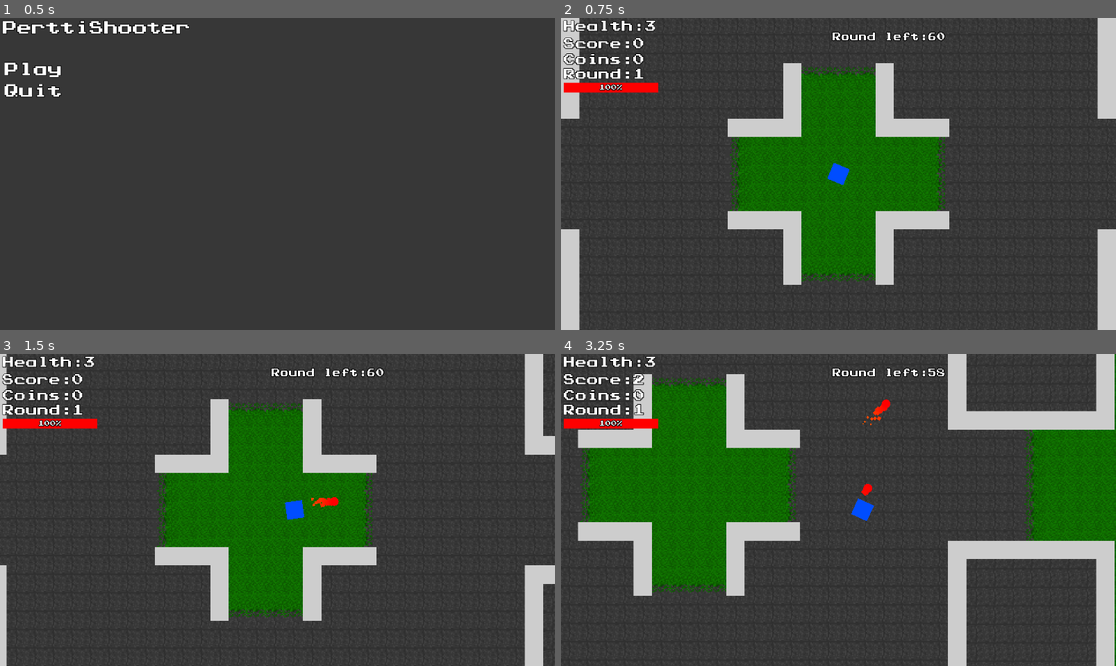
Above: before the commit, frames 1-4 (two rows, left to right).
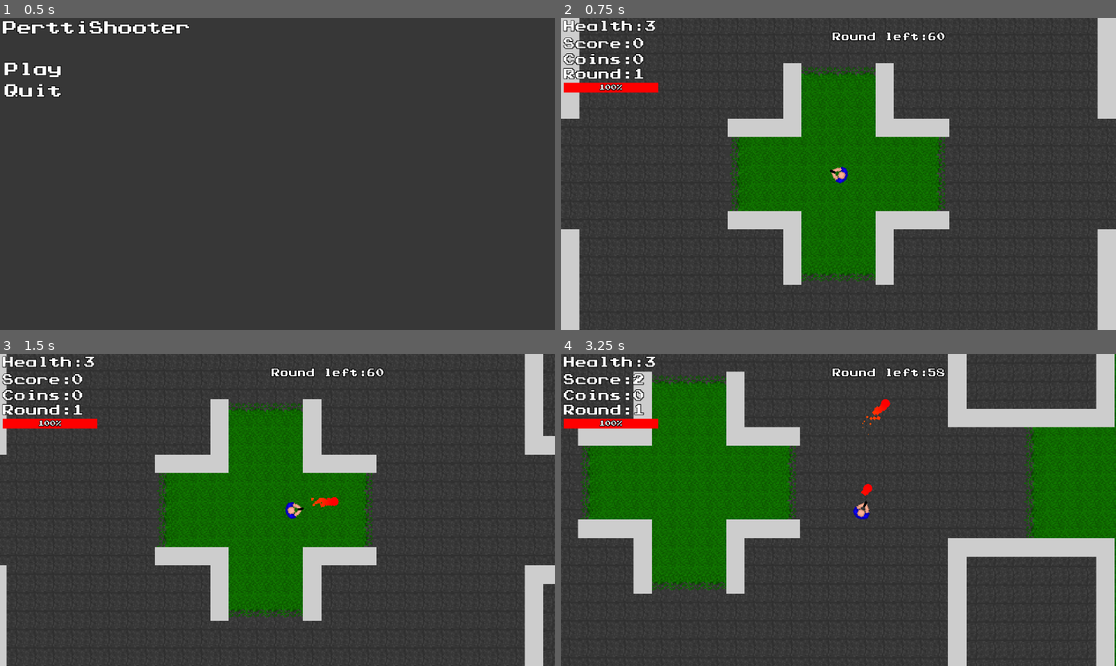
Above: after the commit, the same moments.

Repository: Kirottu/perttishooter
Game: Godot game, scene res://Scenes/MainMenu.tscn
Same seed, same stepped clock (60 frames per second), same inputs: the game is played once before the commit and once after it.
Inputs (mouse positions are in pixels of both pictures, inside the frame that each line leads up to):
- Up to frame 1 (0.5 s): no input
- Up to frame 2 (0.75 s): click "Play" at 0.5 s
- Up to frame 3 (1.5 s): tap Enter at 1.25 s; move the mouse to (399, 494) at 1.27 s; hold D (right) from 1.28 s (still down); hold Space (fire) from 1.28 s (still down)
- Up to frame 4 (3.25 s): move the mouse to (727, 525) at 2.02 s; release D (right) at 2.03 s; release Space (fire) at 2.03 s; hold S (down) 2.03-2.78 s; tap Space (fire) at 2.1 s; move the mouse to (894, 441) at 2.77 s; hold D (right) from 2.78 s (still down); hold Space (fire) from 2.78 s (still down)

Frame 1 is identical in both runs. In frame 2, 0.2% of the frame differs, in the area x 48-52%, y 46-54%; in frame 3, 0.2%; in frame 4, 4.7%, in the area x 3-100%, y 0-100%.

Commit message:
New textures

Diff:
--- a/Scenes/Enemy.tscn
+++ b/Scenes/Enemy.tscn
@@ -1,16 +1,10 @@
-[gd_scene load_steps=10 format=2]
+[gd_scene load_steps=8 format=2]
 
-[ext_resource path="res://Assets/Textures/Rectangles/rectangle.png" type="Texture" id=1]
+[ext_resource path="res://Assets/Textures/Sprites/zombie1.png" type="Texture" id=1]
 [ext_resource path="res://Scripts/Enemy.gd" type="Script" id=2]
 [ext_resource path="res://Assets/Textures/Rectangles/black_rectangle.png" type="Texture" id=3]
 [ext_resource path="res://Assets/Audio/explosion.wav" type="AudioStream" id=4]
 [ext_resource path="res://Assets/Audio/hurt.wav" type="AudioStream" id=5]
-
-[sub_resource type="RectangleShape2D" id=1]
-extents = Vector2( 30, 30 )
-
-[sub_resource type="RectangleShape2D" id=2]
-extents = Vector2( 31, 31 )
 
 [sub_resource type="NavigationPolygon" id=3]
 vertices = PoolVector2Array( 0, 0, 64, 0, 64, 64, 0, 64 )
@@ -36,17 +30,17 @@
 [node name="Enemy" type="KinematicBody2D"]
 script = ExtResource( 2 )
 
-[node name="CollisionShape2D" type="CollisionShape2D" parent="."]
-shape = SubResource( 1 )
+[node name="CollisionShape2D" type="CollisionPolygon2D" parent="."]
+polygon = PoolVector2Array( -32, 0, -24, -24, 0, -28, 24, -24, 24, -12.5, -0.25, -11.5, -0.25, 11.5, 23.75, 12, 24, 24, 0, 27.5, -24, 24, -32, 0 )
 
 [node name="Sprite" type="Sprite" parent="."]
-scale = Vector2( 0.06, 0.06 )
+rotation = 1.5708
 texture = ExtResource( 1 )
 
 [node name="Collision" type="Area2D" parent="."]
 
-[node name="CollisionShape2D" type="CollisionShape2D" parent="Collision"]
-shape = SubResource( 2 )
+[node name="CollisionShape2D2" type="CollisionPolygon2D" parent="Collision"]
+polygon = PoolVector2Array( -32, 0, -24, -24, 0, -28, 24, -24, 24, -12.5, -0.25, -11.5, -0.25, 11.5, 23.75, 12, 24, 24, 0, 27.5, -24, 24, -32, 0 )
 
 [node name="Navigation2D" type="Navigation2D" parent="."]
 
--- a/Scenes/Pertti.tscn
+++ b/Scenes/Pertti.tscn
@@ -1,16 +1,10 @@
-[gd_scene load_steps=9 format=2]
+[gd_scene load_steps=7 format=2]
 
-[ext_resource path="res://Assets/Textures/Rectangles/blue.png" type="Texture" id=1]
+[ext_resource path="res://Assets/Textures/Sprites/pertti1_pistol.png" type="Texture" id=1]
 [ext_resource path="res://Scripts/Pertti.gd" type="Script" id=2]
 [ext_resource path="res://Assets/Audio/fireball.wav" type="AudioStream" id=3]
 [ext_resource path="res://Assets/Audio/hurt.wav" type="AudioStream" id=4]
 [ext_resource path="res://Assets/Audio/explosion.wav" type="AudioStream" id=5]
-
-[sub_resource type="RectangleShape2D" id=1]
-extents = Vector2( 30, 30 )
-
-[sub_resource type="RectangleShape2D" id=2]
-extents = Vector2( 31, 31 )
 
 [sub_resource type="Animation" id=3]
 resource_name = "Invinsibility"
@@ -34,12 +28,11 @@
 [node name="BulletPoint" type="Node2D" parent="."]
 position = Vector2( 48.9998, 0 )
 
-[node name="CollisionShape2D" type="CollisionShape2D" parent="."]
-rotation = 1.5708
-shape = SubResource( 1 )
+[node name="CollisionPolygon2D" type="CollisionPolygon2D" parent="."]
+polygon = PoolVector2Array( -32, 0, -24, -24, -2.64972, -28.0467, 16, -16, 32, 0, 16, 16, -0.881943, 28.1683, -24, 24, -32, 0 )
 
 [node name="Sprite" type="Sprite" parent="."]
-scale = Vector2( 0.06, 0.06 )
+rotation = 1.5708
 z_index = 1
 texture = ExtResource( 1 )
 
@@ -49,8 +42,8 @@
 
 [node name="Area2D" type="Area2D" parent="."]
 
-[node name="CollisionShape2D" type="CollisionShape2D" parent="Area2D"]
-shape = SubResource( 2 )
+[node name="CollisionPolygon2D" type="CollisionPolygon2D" parent="Area2D"]
+polygon = PoolVector2Array( -32, 0, -24, -24, -2.64972, -28.0467, 16, -16, 32, 0, 16, 16, -0.881943, 28.1683, -24, 24, -32, 0 )
 
 [node name="Fireball" type="AudioStreamPlayer2D" parent="."]
 stream = ExtResource( 3 )
--- a/Scripts/Level.gd
+++ b/Scripts/Level.gd
@@ -72,6 +72,9 @@
 
 	elif tower_health == 0:
 		tower_destroyed = true
+		core_damage_timer.stop()
+		under_attack_label.text = "Core destroyed!"
+		under_attack_label.visible = true
 		emit_signal("core_destroyed")
 
 func spawn_enemies():
@@ -173,6 +176,7 @@
 	print("Round interval")
 	emit_signal("free_time")
 	tower_under_attack = false
+	core_damage_timer.stop()
 	under_attack_label.visible = false
 	yield(get_tree().create_timer(Settings.round_interval), "timeout")
 	print("Round interval elapsed")
@@ -199,10 +203,16 @@
 		yield(get_tree().create_timer(Settings.warning_flash_interval), "timeout")
 
 func round_timer_indicator():
+	# TODO fix this shit, pause menu will crash the game or still update the
+	# Round time indicator while paused
 	for i in range(Settings.round_time):
+		while get_tree().paused:
+			pass
 		round_indicator_label.text = "Round left:" + str(Settings.round_time - i)
 		yield(get_tree().create_timer(1), "timeout")
 	for i in range(Settings.round_interval):
+		while get_tree().paused:
+			pass
 		round_indicator_label.text = "Free time:" + str(Settings.round_interval - i)
 		yield(get_tree().create_timer(1), "timeout")
 
@@ -213,31 +223,28 @@
 		yield(get_tree().create_timer(Settings.warning_flash_interval), "timeout")
 		under_attack_label.set("custom_colors/font_color", Color(1, 1, 1, 1))
 		yield(get_tree().create_timer(Settings.warning_flash_interval), "timeout")
+		if enemies_in_tower == 0:
+			break
 
 func _on_Area2D_body_entered(body):
 	if "Tower" in body.name and !tower_destroyed:
+		enemies_in_tower += 1
 		under_attack_label.visible = true
 		if !tower_under_attack:
 			initialization_period()
 			yield(get_tree().create_timer(Settings.attack_initalization_period), "timeout")
-		tower_under_attack = true
-		core_damage_timer.start()
-		under_attack_label.text = "Core under attack!"
-		warning_flash()
-		enemies_in_tower += 1
-	elif tower_destroyed:
-		under_attack_label.text = "Core Destroyed!"
-		under_attack_label.visible = true
+		if enemies_in_tower != 0:
+			tower_under_attack = true
+			core_damage_timer.start()
+			under_attack_label.text = "Core under attack!"
+			warning_flash()
+
+func _on_Tower_Enemy_exited():
+	print("Enemy exited")
 	enemies_in_tower -= 1
 	if enemies_in_tower == 0:
 		tower_under_attack = false
 		under_attack_label.visible = false
-		tower_damage_interval = Settings.tower_damage_interval
-
-func _on_Tower_Enemy_exited():
-	enemies_in_tower -= 1
-	if enemies_in_tower == 0:
-		tower_under_attack = false
 		core_damage_timer.stop()
 
 func _on_Enemy_destroyed(tower_enemy : bool):
--- a/Scripts/Tower_Enemy.gd
+++ b/Scripts/Tower_Enemy.gd
@@ -20,6 +20,7 @@
 
 func _ready():
 	path = nav_2d.get_simple_path(position, tower.position)
+	connections()
 
 func _process(delta):
 	look_at(tower.position)
Binary file added: Assets/Textures/Tilemap/borror_floor1.png
Not shown, added: Assets/Textures/Tilemap/borror_floor1.png.import
Binary file added: Assets/Textures/Tilemap/borror_tiles.png
Not shown, added: Assets/Textures/Tilemap/borror_tiles.png.import
Binary file added: Assets/Textures/Tilemap/borror_wall1.png
Not shown, added: Assets/Textures/Tilemap/borror_wall1.png.import
